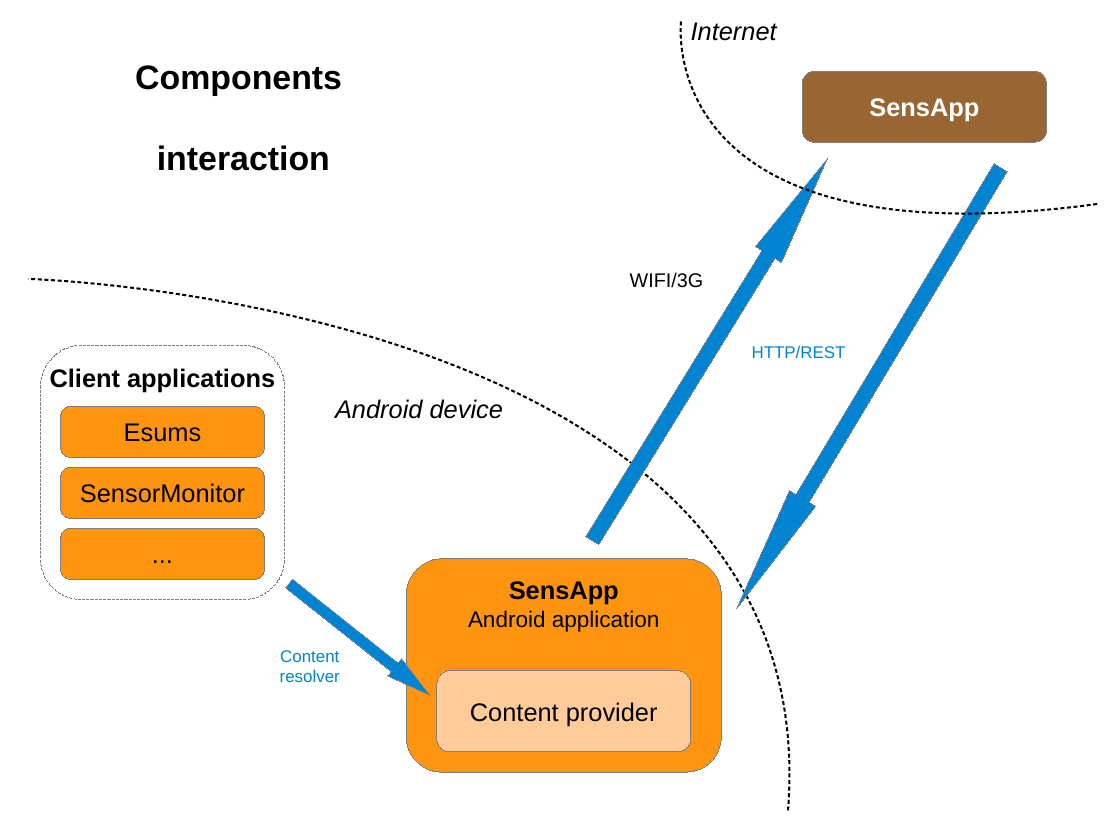
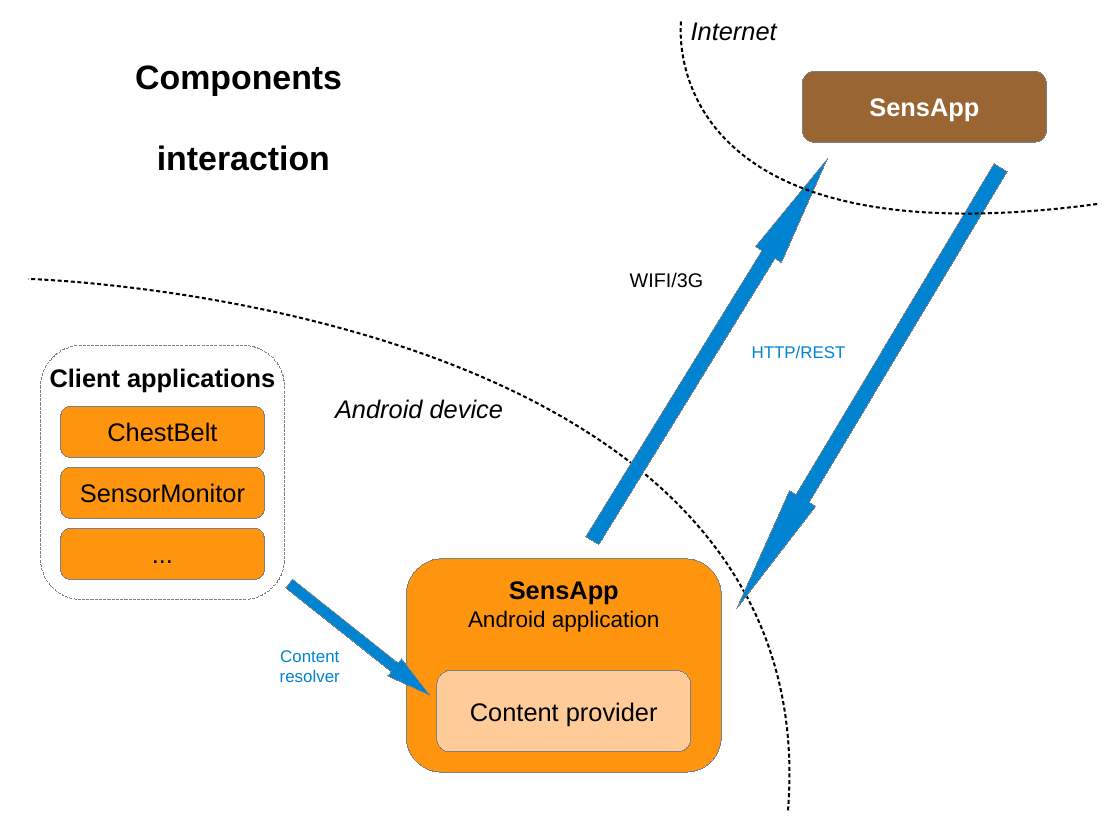
Before and after one commit to SINTEF-9012/sensapp-android, a slide deck: slide 2 of doc/sensapp_overview.odp. Drawn at 1120x840 pixels with LibreOffice and Linux fonts; fonts in the diff are those of the drawing. Boxes give left, top, right and bottom in pixels: in the first picture for what was removed or moved away, otherwise in the second. Text is boxed around its words. In the diff, an @@ line names an element or a change of style, - is before the commit and + after.

```diff
--- a/doc/sensapp_overview.odp
+++ b/doc/sensapp_overview.odp
@@ text in rounded rectangle at <box>107,422,217,442</box>: text changed @@
-Esums
+ChestBelt
```
Also in this commit, not shown: 1 other slide changed.
